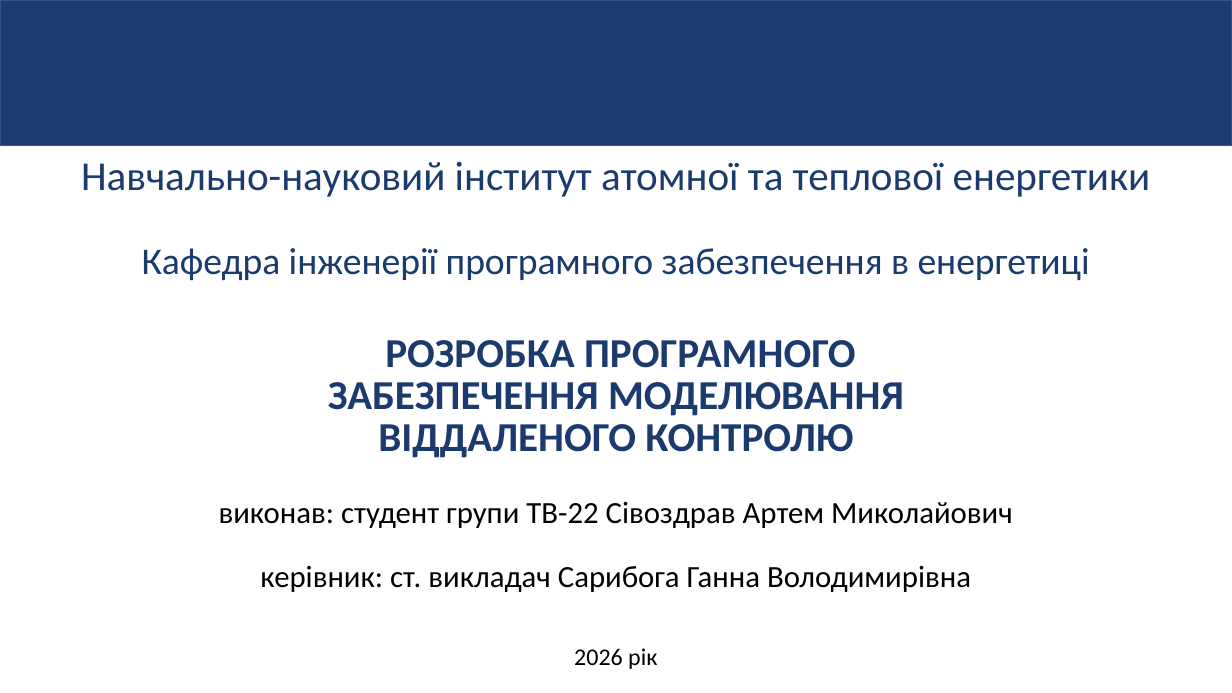
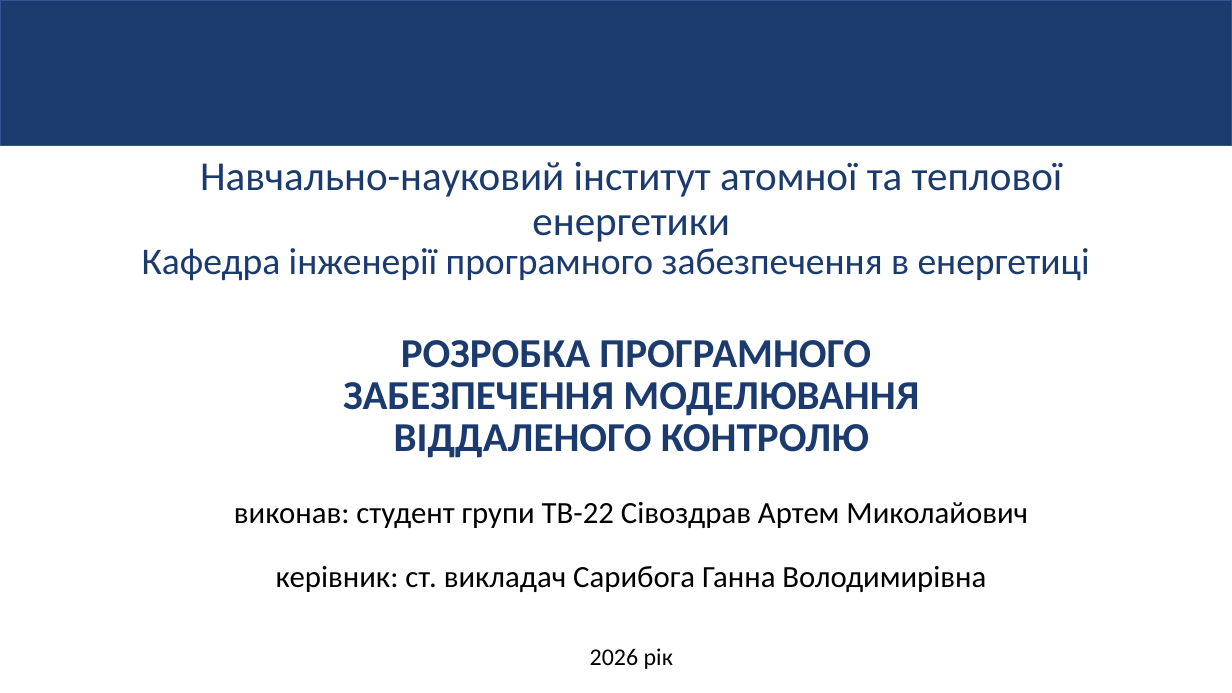
Before and after one commit to ArtemSivozdraw/diplom, a slide deck: slide 1 of Презентація на захист ПП Сівоздрав.pptx. Drawn at 1232x693 pixels with LibreOffice and Linux fonts; fonts in the diff are those of the drawing; background and template pictures are left out. Boxes give left, top, right and bottom in pixels: in the first picture for what was removed or moved away, otherwise in the second. Text is boxed around its words. In the diff, an @@ line names an element or a change of style, - is before the commit and + after.

```diff
--- a/Презентація на захист ПП Сівоздрав.pptx
+++ b/Презентація на захист ПП Сівоздрав.pptx
@@ less space between paragraphs in 6 elements at box(234, 502, 1028, 528), box(276, 566, 986, 592), box(343, 340, 919, 458), box(590, 648, 673, 669), box(200, 161, 1063, 242), box(142, 248, 1090, 280) @@
```
Also in this commit, not shown: 1 other slide changed, 14 slides added, 8 slides removed.
